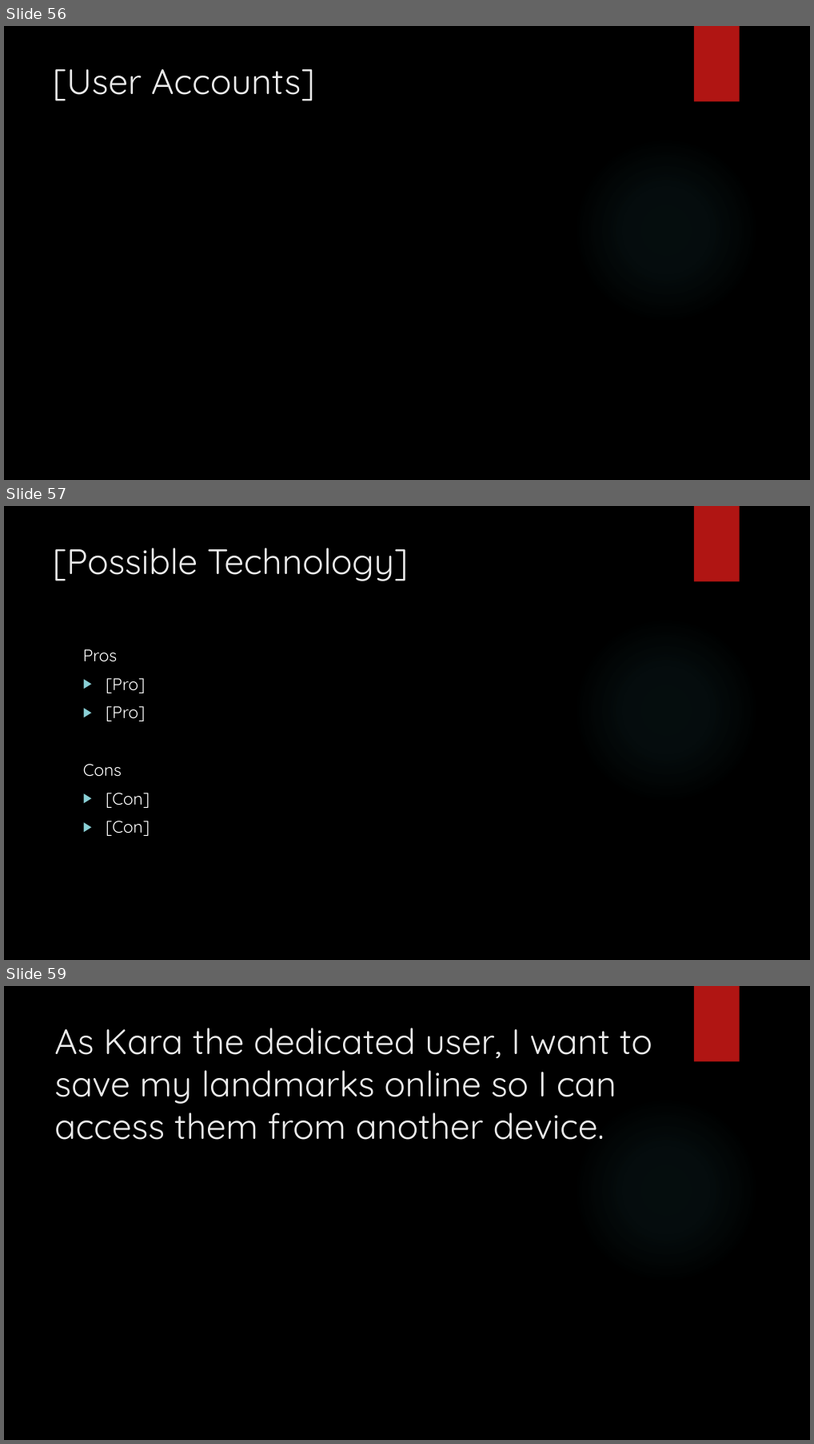
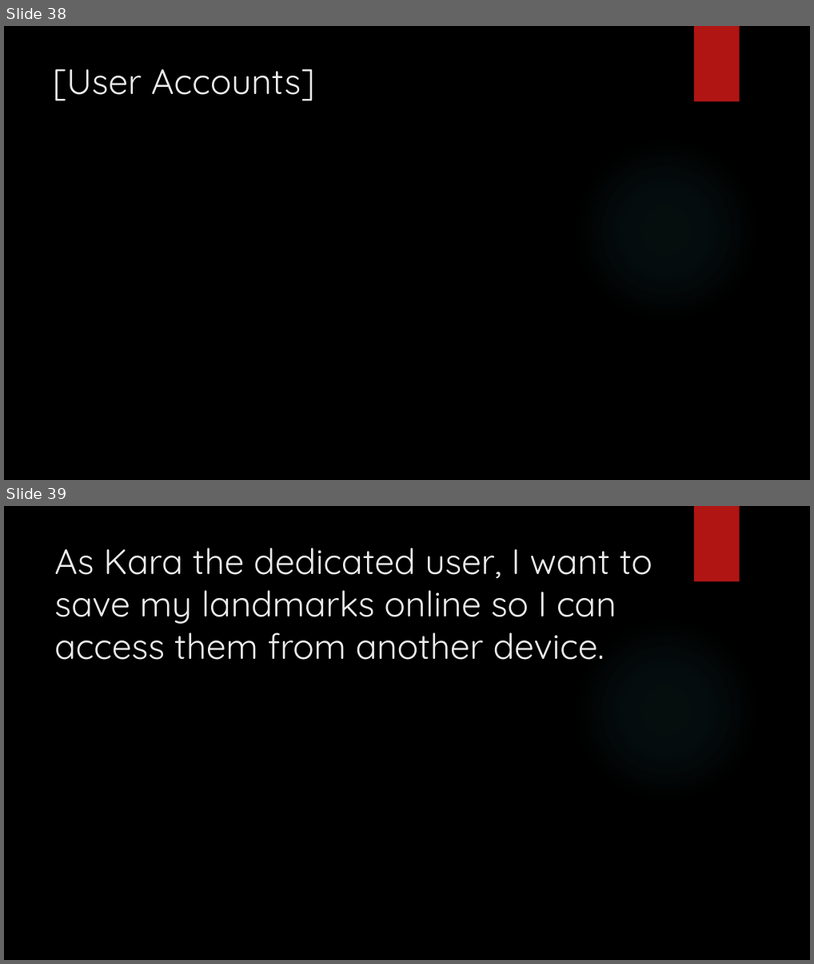
Before and after one commit to junmin-yee/Landmarked, a slide deck: Technology Presentation.pptx. Shown one above the other, each under a label of ours: slides 56, 57 and 59 before the commit, slides 38 and 39 after it; the slides between them are not shown. The pictures are 814x1444 and 814x964 pixels, drawn with LibreOffice and Linux fonts; fonts in the diff are those of the drawing; background and template pictures are left out. Boxes give left, top, right and bottom in pixels: in the first picture for what was removed or moved away, otherwise in the second. Text is boxed around its words. In the diff, an @@ line names an element or a change of style, - is before the commit and + after.

```diff
--- a/Technology Presentation.pptx
+++ b/Technology Presentation.pptx
@@ slide 57 removed at box(4, 506, 810, 960), background picture (left out); not listed: 2 template elements that a slide beside it also shows @@
@@ title removed at box(53, 548, 408, 581) @@
-[Possible Technology]
@@ text removed at box(83, 649, 150, 836) @@
-Pros
-▶ [Pro]
-▶ [Pro]
-Cons
-▶ [Con]
-▶ [Con]
@@ what was slide 56 is now slide 38 @@
@@ what was slide 59 is now slide 39 @@
```
Also in this commit, not shown: 7 slides changed, 21 other slides removed.
